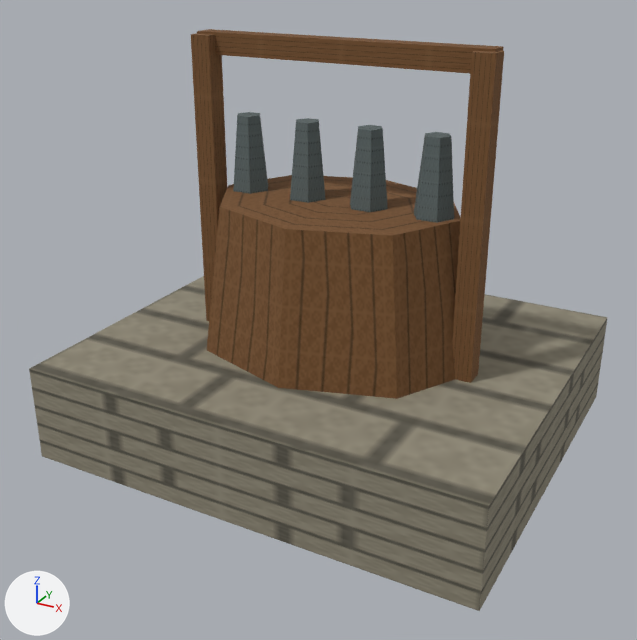
A saved change to the glTF model app/src/main/assets/3d/field/military-MUSIC-1-lod0.glb.
Camera for both pictures: a 50 mm camera at (0.463, -0.888, 0.588) aimed at (0.006, -0.057, 0.172). The lights are fixed; the arrows at lower left show +X, +Y and +Z. The older version comes first. Vertices at exactly the same position are counted once.

Script lines for the objects in view, before the commit:
```python
me_mesh_0 = bpy.data.meshes.new('Mesh_0')
me_mesh_0.from_pydata(...)  # 111 vertices, 136 faces; spans x -0.28..0.28, y -0.24..0.24, z 0.0..0.482
me_mesh_0.materials.append(mat_material_0)
ob_mesh_0 = bpy.data.objects.new('Mesh_0', me_mesh_0)
ob_mesh_0.location = (0.0, 0.0, 0.0)
```
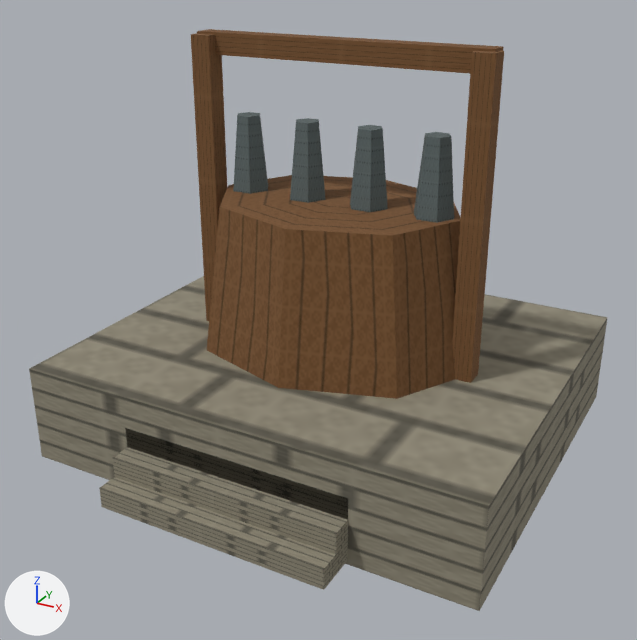
Pixel boxes (x1, y1, x2, y2) of what changed, in the pictures (637 x 640 px):
part 1 of me_mesh_0, added: after (99, 477, 348, 590)
part 2 of me_mesh_0, added: after (113, 447, 348, 554)
part 3 of me_mesh_0, added: after (125, 428, 348, 520)

The change, as a list of edits to the scene's bpy script:
```text
Change me_mesh_0:
    used by ob_mesh_0; location = (0.0, 0.0, 0.0)
    remove me_mesh_0.from_pydata(...)  # 111 vertices, 136 faces; spans x -0.28..0.28, y -0.24..0.24, z 0.0..0.482
    add me_mesh_0.from_pydata(...)  # 135 vertices, 166 faces; spans x -0.28..0.28, y -0.29..0.24, z 0.0..0.482
    me_mesh_0 part 1: the loose piece of 8 vertices spanning x -0.28..0.28, y -0.24..0.24, z 0.0..0.12 is copied, and the copy is scaled about its middle by (0.5, 0.104, 0.208), then moved by (0.0, -0.265, -0.042); it spans x -0.14..0.14, y -0.29..-0.24, z 0.005..0.03
    me_mesh_0 part 2: the loose piece of 8 vertices spanning x -0.28..0.28, y -0.24..0.24, z 0.0..0.12 is copied, and the copy is scaled about its middle by (0.5, 0.104, 0.208), then moved by (0.0, -0.24, -0.017); it spans x -0.14..0.14, y -0.265..-0.215, z 0.03..0.055
    me_mesh_0 part 3: the loose piece of 8 vertices spanning x -0.28..0.28, y -0.24..0.24, z 0.0..0.12 is copied, and the copy is scaled about its middle by (0.5, 0.104, 0.208), then moved by (0.0, -0.215, 0.008); it spans x -0.14..0.14, y -0.24..-0.19, z 0.055..0.08
```
